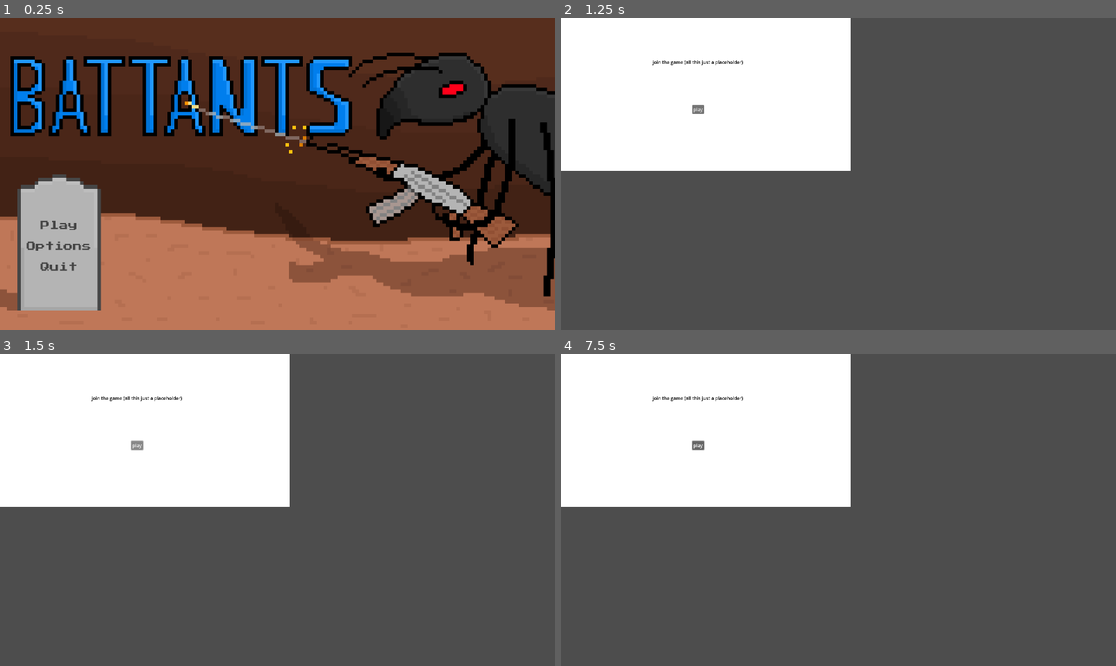
Above: before the commit, frames 1-4 (two rows, left to right).
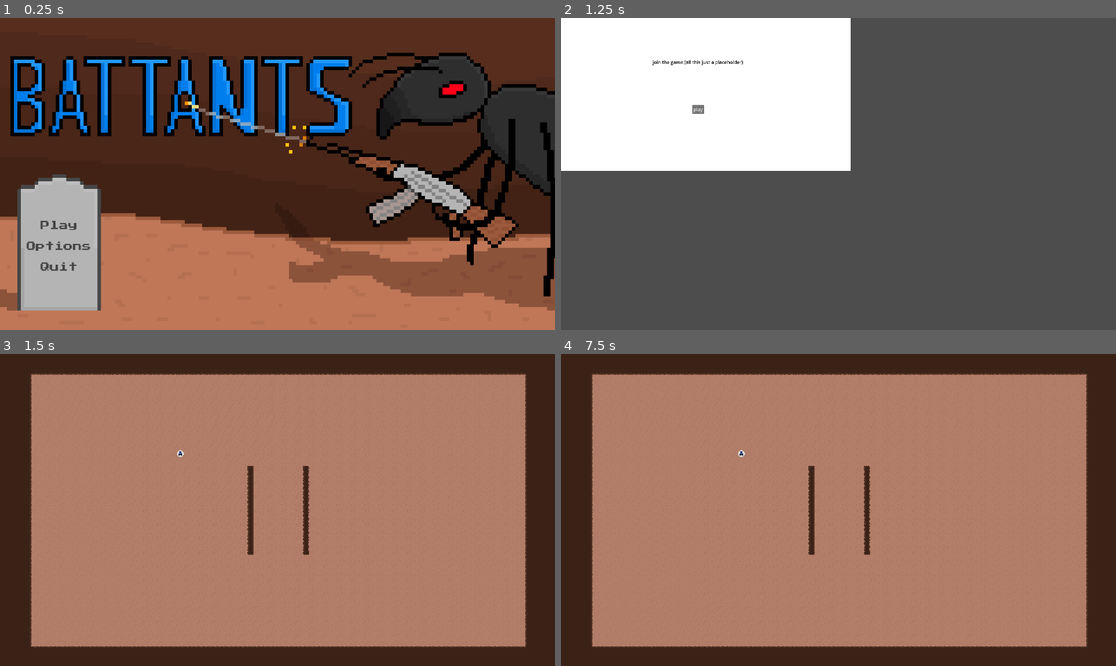
Above: after the commit, the same moments.

Repository: Poppi75/Battants
Game: Godot game, scene res://scenes/ui/main_menu.tscn
The game is run twice, just before and just after one commit, with the same random seed, the same clock (stepped at 60 frames per second) and the same inputs.
Inputs (mouse positions are in pixels of both pictures, inside the frame that each line leads up to):
- Up to frame 1 (0.25 s): no input
- Up to frame 2 (1.25 s): click "Play" at 0.5 s
- Up to frame 3 (1.5 s): click "play" at 1.25 s
- Up to frame 4 (7.5 s): click (699, 444) at 2 s, where only the run before the commit has a clickable "play"; tap Enter (ui_accept) at 2.75, 3.77, 3.8, 4.07, 4.25, 5.27, 5.3, 5.57, 5.75, 6.77, 6.8, 7.07 s; move the mouse to (960, 494) at 2.77 s; hold D (kb_right) 2.78-3.53 s; hold Enter (ui_accept) 2.78-3.53 s; click (960, 494) at 2.92 s; move the mouse to (727, 525) at 3.52 s; hold S (kb_down) 3.53-4.28 s; click (727, 525) at 3.6 s; move the mouse to (894, 441) at 4.27 s; hold D (kb_right) 4.28-5.03 s; hold Enter (ui_accept) 4.28-5.03 s; move the mouse to (810, 572) at 5.02 s; hold W (kb_up) 5.03-5.78 s; click (810, 572) at 5.1 s; move the mouse to (1005, 556) at 5.77 s; hold Enter (ui_accept) 5.78-6.53 s; hold A (kb_left) 5.78-7.28 s; move the mouse to (672, 463) at 6.52 s; click (672, 463) at 6.6 s; move the mouse to (866, 510) at 7.27 s; hold S (kb_down) from 7.28 s (still down); hold Enter (ui_accept) from 7.28 s (still down); click (866, 510) at 7.42 s

Frames 1-2 are identical in both runs. In frame 3, 100% of the frame differs, in the area x 0-100%, y 0-100%; in frame 4, 100%.
Error before the commit: Parse Error: Could not preload resource file "res://scenes/characters/player.tscn". (res://scripts/lobby.gd:9)

Commit message:
very hyviä fixingsejä

Diff:
--- a/scenes/characters/player.tscn
+++ b/scenes/characters/player.tscn
@@ -1,32 +1,33 @@
-[gd_scene load_steps=13 format=3 uid="uid://c5ssdxqxonm5f"]
+[gd_scene load_steps=14 format=3 uid="uid://dvcvhw55ybnm8"]
 
-[ext_resource type="Script" uid="uid://2p252dxqsj6g" path="res://scripts/player.gd" id="1_atpat"]
-[ext_resource type="Texture2D" uid="uid://ccucie5skwdq6" path="res://assets/player/mulkku_kavely_ja_idle.png" id="2_kqtwu"]
-[ext_resource type="Texture2D" uid="uid://cvngpjuchhojb" path="res://assets/player/over_health_bar_correct.png" id="3_6eyoc"]
-[ext_resource type="Texture2D" uid="uid://dd6dvvivb61d4" path="res://assets/player/under_health_bar_correct.png" id="4_eojnx"]
-[ext_resource type="Texture2D" uid="uid://ibqvck5mr0fy" path="res://assets/player/damage_bar_over.png" id="5_qgnko"]
+[ext_resource type="Script" uid="uid://2p252dxqsj6g" path="res://scripts/player.gd" id="1_it4js"]
+[ext_resource type="Script" uid="uid://tifc2jemrnm2" path="res://scripts/resources/player2controls.gd" id="2_lu10d"]
+[ext_resource type="Texture2D" uid="uid://v7phglfjvgak" path="res://assets/player/ant_player_animations.png" id="3_aod5d"]
+[ext_resource type="Texture2D" uid="uid://cvngpjuchhojb" path="res://assets/player/over_health_bar_correct.png" id="4_aod5d"]
+[ext_resource type="Texture2D" uid="uid://dd6dvvivb61d4" path="res://assets/player/under_health_bar_correct.png" id="5_a46ul"]
+[ext_resource type="Texture2D" uid="uid://ibqvck5mr0fy" path="res://assets/player/damage_bar_over.png" id="6_ea28a"]
 
-[sub_resource type="AtlasTexture" id="AtlasTexture_3vyb7"]
-atlas = ExtResource("2_kqtwu")
+[sub_resource type="AtlasTexture" id="AtlasTexture_iwsjm"]
+atlas = ExtResource("3_aod5d")
 region = Rect2(0, 0, 32, 32)
 
-[sub_resource type="AtlasTexture" id="AtlasTexture_g2els"]
-atlas = ExtResource("2_kqtwu")
+[sub_resource type="AtlasTexture" id="AtlasTexture_amrsk"]
+atlas = ExtResource("3_aod5d")
 region = Rect2(0, 0, 32, 32)
 
-[sub_resource type="AtlasTexture" id="AtlasTexture_qhqgy"]
-atlas = ExtResource("2_kqtwu")
+[sub_resource type="AtlasTexture" id="AtlasTexture_uhwab"]
+atlas = ExtResource("3_aod5d")
 region = Rect2(32, 0, 32, 32)
 
-[sub_resource type="AtlasTexture" id="AtlasTexture_dqkch"]
-atlas = ExtResource("2_kqtwu")
+[sub_resource type="AtlasTexture" id="AtlasTexture_0iop5"]
+atlas = ExtResource("3_aod5d")
 region = Rect2(64, 0, 32, 32)
 
-[sub_resource type="AtlasTexture" id="AtlasTexture_qlg0r"]
-atlas = ExtResource("2_kqtwu")
+[sub_resource type="AtlasTexture" id="AtlasTexture_x80xl"]
+atlas = ExtResource("3_aod5d")
 region = Rect2(96, 0, 32, 32)
 
-[sub_resource type="SpriteFrames" id="SpriteFrames_tuyoq"]
+[sub_resource type="SpriteFrames" id="SpriteFrames_a46ul"]
 animations = [{
 "frames": [{
 "duration": 1.0,
@@ -54,48 +55,48 @@
 "speed": 8.0
 }]
 
-[sub_resource type="CapsuleShape2D" id="CapsuleShape2D_obasw"]
+[sub_resource type="CapsuleShape2D" id="CapsuleShape2D_wewdl"]
 radius = 4.0
 
 [node name="Player" type="CharacterBody2D" groups=["players"]]
 z_index = 20
 collision_layer = 2
 collision_mask = 5
-script = ExtResource("1_atpat")
+script = ExtResource("1_it4js")
+controls = ExtResource("2_lu10d")
 
 [node name="AnimatedSprite2D" type="AnimatedSprite2D" parent="."]
-sprite_frames = SubResource("SpriteFrames_tuyoq")
+sprite_frames = SubResource("SpriteFrames_a46ul")
 animation = &"idle"
 
 [node name="CollisionShape2D" type="CollisionShape2D" parent="."]
-shape = SubResource("CapsuleShape2D_obasw")
+shape = SubResource("CapsuleShape2D_wewdl")
 
 [node name="health" type="TextureProgressBar" parent="."]
 z_index = 21
 offset_left = -8.0
-offset_top = -23.0
+offset_top = -25.0
 offset_right = 32.0
 offset_bottom = 15.0
-texture_over = ExtResource("3_6eyoc")
+texture_over = ExtResource("4_aod5d")
 
 [node name="damagetaken" type="TextureProgressBar" parent="."]
 z_index = 20
 offset_left = -8.0
-offset_top = -23.0
+offset_top = -25.0
 offset_right = 32.0
 offset_bottom = 15.0
-texture_under = ExtResource("4_eojnx")
-texture_over = ExtResource("5_qgnko")
+texture_under = ExtResource("5_a46ul")
+texture_over = ExtResource("6_ea28a")
 
 [node name="MeleeSocket" type="Node2D" parent="."]
 position = Vector2(0, -15)
 
 [node name="RangedSocket" type="Node2D" parent="."]
+position = Vector2(0, -4)
 
 [node name="AbilitySocket" type="Node2D" parent="."]
-position = Vector2(0, -11)
+position = Vector2(0, -10)
 
 [node name="UtilitySocket" type="Node2D" parent="."]
 position = Vector2(0, 8)
-
-[node name="PlayerInput" type="Node" parent="."]
--- a/scenes/characters/player2.tscn
+++ /dev/null
@@ -1,102 +0,0 @@
-[gd_scene load_steps=14 format=3 uid="uid://dvcvhw55ybnm8"]
-
-[ext_resource type="Script" uid="uid://2p252dxqsj6g" path="res://scripts/player.gd" id="1_it4js"]
-[ext_resource type="Script" uid="uid://tifc2jemrnm2" path="res://scripts/resources/player2controls.gd" id="2_lu10d"]
-[ext_resource type="Texture2D" uid="uid://v7phglfjvgak" path="res://assets/player/ant_player_animations.png" id="3_aod5d"]
-[ext_resource type="Texture2D" uid="uid://cvngpjuchhojb" path="res://assets/player/over_health_bar_correct.png" id="4_aod5d"]
-[ext_resource type="Texture2D" uid="uid://dd6dvvivb61d4" path="res://assets/player/under_health_bar_correct.png" id="5_a46ul"]
-[ext_resource type="Texture2D" uid="uid://ibqvck5mr0fy" path="res://assets/player/damage_bar_over.png" id="6_ea28a"]
-
-[sub_resource type="AtlasTexture" id="AtlasTexture_iwsjm"]
-atlas = ExtResource("3_aod5d")
-region = Rect2(0, 0, 32, 32)
-
-[sub_resource type="AtlasTexture" id="AtlasTexture_amrsk"]
-atlas = ExtResource("3_aod5d")
-region = Rect2(0, 0, 32, 32)
-
-[sub_resource type="AtlasTexture" id="AtlasTexture_uhwab"]
-atlas = ExtResource("3_aod5d")
-region = Rect2(32, 0, 32, 32)
-
-[sub_resource type="AtlasTexture" id="AtlasTexture_0iop5"]
-atlas = ExtResource("3_aod5d")
-region = Rect2(64, 0, 32, 32)
-
-[sub_resource type="AtlasTexture" id="AtlasTexture_x80xl"]
-atlas = ExtResource("3_aod5d")
-region = Rect2(96, 0, 32, 32)
-
-[sub_resource type="SpriteFrames" id="SpriteFrames_a46ul"]
-animations = [{
-"frames": [{
-"duration": 1.0,
-"texture": SubResource("AtlasTexture_iwsjm")
-}],
-"loop": true,
-"name": &"idle",
-"speed": 5.0
-}, {
-"frames": [{
-"duration": 1.0,
-"texture": SubResource("AtlasTexture_amrsk")
-}, {
-"duration": 1.0,
-"texture": SubResource("AtlasTexture_uhwab")
-}, {
-"duration": 1.0,
-"texture": SubResource("AtlasTexture_0iop5")
-}, {
-"duration": 1.0,
-"texture": SubResource("AtlasTexture_x80xl")
-}],
-"loop": true,
-"name": &"walk",
-"speed": 8.0
-}]
-
-[sub_resource type="CapsuleShape2D" id="CapsuleShape2D_wewdl"]
-radius = 4.0
-
-[node name="Player" type="CharacterBody2D" groups=["players"]]
-z_index = 20
-collision_layer = 2
-collision_mask = 5
-script = ExtResource("1_it4js")
-controls = ExtResource("2_lu10d")
-
-[node name="AnimatedSprite2D" type="AnimatedSprite2D" parent="."]
-sprite_frames = SubResource("SpriteFrames_a46ul")
-animation = &"idle"
-
-[node name="CollisionShape2D" type="CollisionShape2D" parent="."]
-shape = SubResource("CapsuleShape2D_wewdl")
-
-[node name="health" type="TextureProgressBar" parent="."]
-z_index = 21
-offset_left = -8.0
-offset_top = -25.0
-offset_right = 32.0
-offset_bottom = 15.0
-texture_over = ExtResource("4_aod5d")
-
-[node name="damagetaken" type="TextureProgressBar" parent="."]
-z_index = 20
-offset_left = -8.0
-offset_top = -25.0
-offset_right = 32.0
-offset_bottom = 15.0
-texture_under = ExtResource("5_a46ul")
-texture_over = ExtResource("6_ea28a")
-
-[node name="MeleeSocket" type="Node2D" parent="."]
-position = Vector2(0, -15)
-
-[node name="RangedSocket" type="Node2D" parent="."]
-position = Vector2(0, -4)
-
-[node name="AbilitySocket" type="Node2D" parent="."]
-position = Vector2(0, -10)
-
-[node name="UtilitySocket" type="Node2D" parent="."]
-position = Vector2(0, 8)
--- /dev/null
+++ b/scenes/characters/playerbroke.tscn
@@ -0,0 +1,101 @@
+[gd_scene load_steps=13 format=3 uid="uid://c5ssdxqxonm5f"]
+
+[ext_resource type="Script" uid="uid://2p252dxqsj6g" path="res://scripts/player.gd" id="1_atpat"]
+[ext_resource type="Texture2D" uid="uid://ccucie5skwdq6" path="res://assets/player/mulkku_kavely_ja_idle.png" id="2_kqtwu"]
+[ext_resource type="Texture2D" uid="uid://cvngpjuchhojb" path="res://assets/player/over_health_bar_correct.png" id="3_6eyoc"]
+[ext_resource type="Texture2D" uid="uid://dd6dvvivb61d4" path="res://assets/player/under_health_bar_correct.png" id="4_eojnx"]
+[ext_resource type="Texture2D" uid="uid://ibqvck5mr0fy" path="res://assets/player/damage_bar_over.png" id="5_qgnko"]
+
+[sub_resource type="AtlasTexture" id="AtlasTexture_3vyb7"]
+atlas = ExtResource("2_kqtwu")
+region = Rect2(0, 0, 32, 32)
+
+[sub_resource type="AtlasTexture" id="AtlasTexture_g2els"]
+atlas = ExtResource("2_kqtwu")
+region = Rect2(0, 0, 32, 32)
+
+[sub_resource type="AtlasTexture" id="AtlasTexture_qhqgy"]
+atlas = ExtResource("2_kqtwu")
+region = Rect2(32, 0, 32, 32)
+
+[sub_resource type="AtlasTexture" id="AtlasTexture_dqkch"]
+atlas = ExtResource("2_kqtwu")
+region = Rect2(64, 0, 32, 32)
+
+[sub_resource type="AtlasTexture" id="AtlasTexture_qlg0r"]
+atlas = ExtResource("2_kqtwu")
+region = Rect2(96, 0, 32, 32)
+
+[sub_resource type="SpriteFrames" id="SpriteFrames_tuyoq"]
+animations = [{
+"frames": [{
+"duration": 1.0,
+"texture": SubResource("AtlasTexture_iwsjm")
+}],
+"loop": true,
+"name": &"idle",
+"speed": 5.0
+}, {
+"frames": [{
+"duration": 1.0,
+"texture": SubResource("AtlasTexture_amrsk")
+}, {
+"duration": 1.0,
+"texture": SubResource("AtlasTexture_uhwab")
+}, {
+"duration": 1.0,
+"texture": SubResource("AtlasTexture_0iop5")
+}, {
+"duration": 1.0,
+"texture": SubResource("AtlasTexture_x80xl")
+}],
+"loop": true,
+"name": &"walk",
+"speed": 8.0
+}]
+
+[sub_resource type="CapsuleShape2D" id="CapsuleShape2D_obasw"]
+radius = 4.0
+
+[node name="Player" type="CharacterBody2D" groups=["players"]]
+z_index = 20
+collision_layer = 2
+collision_mask = 5
+script = ExtResource("1_atpat")
+
+[node name="AnimatedSprite2D" type="AnimatedSprite2D" parent="."]
+sprite_frames = SubResource("SpriteFrames_tuyoq")
+animation = &"idle"
+
+[node name="CollisionShape2D" type="CollisionShape2D" parent="."]
+shape = SubResource("CapsuleShape2D_obasw")
+
+[node name="health" type="TextureProgressBar" parent="."]
+z_index = 21
+offset_left = -8.0
+offset_top = -23.0
+offset_right = 32.0
+offset_bottom = 15.0
+texture_over = ExtResource("3_6eyoc")
+
+[node name="damagetaken" type="TextureProgressBar" parent="."]
+z_index = 20
+offset_left = -8.0
+offset_top = -23.0
+offset_right = 32.0
+offset_bottom = 15.0
+texture_under = ExtResource("4_eojnx")
+texture_over = ExtResource("5_qgnko")
+
+[node name="MeleeSocket" type="Node2D" parent="."]
+position = Vector2(0, -15)
+
+[node name="RangedSocket" type="Node2D" parent="."]
+
+[node name="AbilitySocket" type="Node2D" parent="."]
+position = Vector2(0, -11)
+
+[node name="UtilitySocket" type="Node2D" parent="."]
+position = Vector2(0, 8)
+
+[node name="PlayerInput" type="Node" parent="."]
--- a/scenes/maps/dev_test_map.tscn
+++ b/scenes/maps/dev_test_map.tscn
@@ -1,13 +1,13 @@
 [gd_scene load_steps=15 format=4 uid="uid://d1yyoovjp18qw"]
 
 [ext_resource type="Script" uid="uid://c5q2tfv5xc0en" path="res://scripts/main.gd" id="1_8cefm"]
-[ext_resource type="PackedScene" uid="uid://c5ssdxqxonm5f" path="res://scenes/characters/player.tscn" id="1_jiati"]
+[ext_resource type="PackedScene" uid="uid://c5ssdxqxonm5f" path="res://scenes/characters/playerbroke.tscn" id="1_jiati"]
 [ext_resource type="Texture2D" uid="uid://d30psi7s36ry" path="res://assets/tilemaps/matto_proto_parempi.png" id="1_rmdl4"]
 [ext_resource type="PackedScene" uid="uid://cbxe716fia0hc" path="res://scenes/items/random_pickup_coin.tscn" id="2_fhurw"]
 [ext_resource type="Texture2D" uid="uid://chlyxd6sapijb" path="res://assets/tilemaps/matto_tile_proto.png" id="2_jiati"]
 [ext_resource type="Texture2D" uid="uid://c2yixj142shhl" path="res://assets/tilemaps/mattopeli_tilemap_best.png" id="2_p7h3e"]
 [ext_resource type="Resource" uid="uid://btwqfuc50oqc3" path="res://scripts/resources/player1controls.tres" id="5_60ioe"]
-[ext_resource type="PackedScene" uid="uid://dvcvhw55ybnm8" path="res://scenes/characters/player2.tscn" id="5_lf8kp"]
+[ext_resource type="PackedScene" uid="uid://dvcvhw55ybnm8" path="res://scenes/characters/player.tscn" id="5_lf8kp"]
 [ext_resource type="Resource" uid="uid://yhnfa7rpfjf2" path="res://scripts/resources/player2controls.tres" id="7_lf8kp"]
 
 [sub_resource type="TileSetAtlasSource" id="TileSetAtlasSource_fhurw"]
--- a/scenes/maps/dev_test_map_sub.tscn
+++ b/scenes/maps/dev_test_map_sub.tscn
@@ -3,7 +3,7 @@
 [ext_resource type="Script" uid="uid://c5q2tfv5xc0en" path="res://scripts/main.gd" id="1_pgvo8"]
 [ext_resource type="Texture2D" uid="uid://d30psi7s36ry" path="res://assets/tilemaps/matto_proto_parempi.png" id="2_61dhl"]
 [ext_resource type="Texture2D" uid="uid://chlyxd6sapijb" path="res://assets/tilemaps/matto_tile_proto.png" id="3_ndxdn"]
-[ext_resource type="PackedScene" uid="uid://c5ssdxqxonm5f" path="res://scenes/characters/player.tscn" id="4_woamx"]
+[ext_resource type="PackedScene" uid="uid://c5ssdxqxonm5f" path="res://scenes/characters/playerbroke.tscn" id="4_woamx"]
 
 [sub_resource type="TileSetAtlasSource" id="TileSetAtlasSource_8cefm"]
 texture = ExtResource("2_61dhl")
--- a/scripts/lobby.gd
+++ b/scripts/lobby.gd
@@ -21,11 +21,6 @@
 
 		if not joined_devices.has(device_id) and joined_devices.size() < MAX_PLAYERS:
 			_add_player_for_device(device_id)
-
-	# 2. Start game
-	if event.is_action_pressed("ui_accept"):
-		if joined_devices.size() >= MIN_PLAYERS:
-			_start_match()
 
 # NOTE: no return type annotation here – allows returning int or null
 func _get_event_device_id(event: InputEvent):
